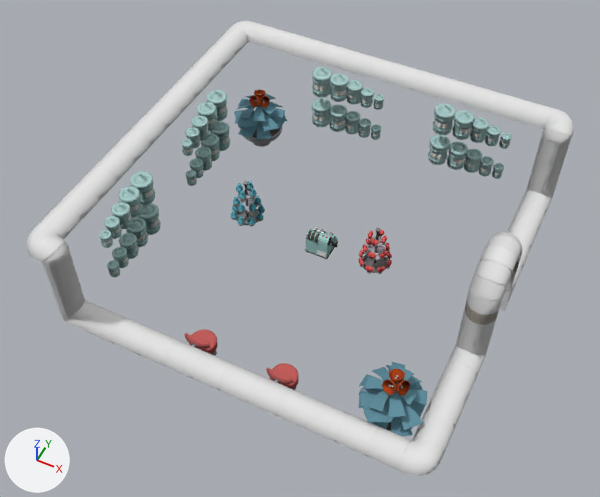
The glTF model www/models/iso_scenes/22.glb, before and after one commit.
Camera for both pictures: a camera (50 mm lens) standing at (15.5, -24.38, 25.28) and looking at (6.86, -7.09, 3.66). Every picture has the same lights, and +X, +Y and +Z are marked at lower left. Where no turn or scale is listed for an object, it has been applied to the vertices. Vertices at the same position are counted once.

Objects in the first picture: 'colored', 'textured_35e3ba26'.
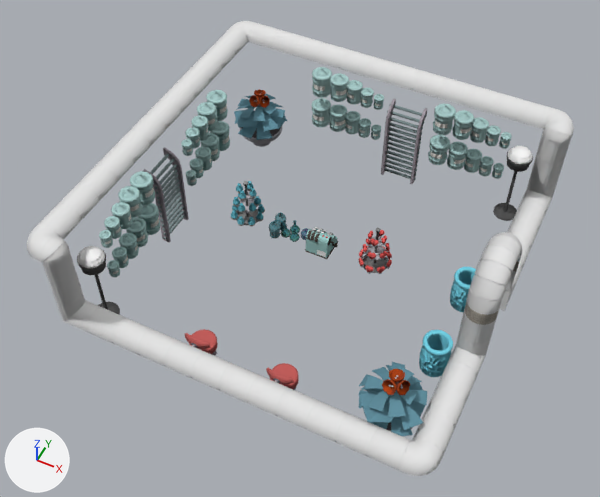
Where the change shows, as pixel boxes (x1, y1, x2, y2) in the pictures (600 x 497 px):
'colored', reshaped (10% wider): before (99, 67, 512, 436); after (77, 67, 533, 436)
'original_4', added: after (269, 221, 281, 239)
'original_5', added: after (275, 212, 286, 230)
'original_3', added: after (289, 228, 300, 242)
'original_1', added: after (280, 224, 291, 238)
'original_2', added: after (290, 220, 300, 233)
'original_0', added: after (301, 228, 309, 240)
part 1 of me_mesh_0, added (cyan): after (419, 267, 476, 377)
part 2 of me_mesh_0, added: after (77, 147, 189, 315)
part 3 of me_mesh_0, added: after (381, 98, 427, 184)
part 4 of me_mesh_0, added: after (493, 146, 533, 221)

What changed in the scene script:
```text
Add mat_keepmat_bottle_glass:
    mat_keepmat_bottle_glass = principled_material('keepMat_bottle_glass')
    mat_keepmat_bottle_glass.base_color = (0.0646, 0.261, 0.311)  # cyan #488c97
    mat_keepmat_bottle_glass.roughness = 0.0
    mat_keepmat_bottle_glass.alpha = 0.7
Change me_mesh_0:
    used by ob_colored; location = (0.0, 0.0, 0.0)
    remove me_mesh_0.from_pydata(...)  # 20463 vertices, 38568 faces; spans x 0.87..13.13, y -12.25..0.24, z 2.0..6.18
    add me_mesh_0.from_pydata(...)  # 26046 vertices, 48564 faces; spans x 0.87..13.13, y -12.25..0.24, z 1.96..6.18
    me_mesh_0 part 1: 2407 vertices added at x 12.01..12.99, y -9.02..-4.98, z 1.96..3.47
    me_mesh_0 part 2: 1333 vertices added at x 1.03..1.97, y -11.97..-6.26, z 2.0..5.43
    me_mesh_0 part 3: 820 vertices added at x 7.26..8.74, y -0.66..-0.03, z 2.0..5.42
    me_mesh_0 part 4: 513 vertices added at x 12.03..12.97, y -0.97..-0.03, z 2.0..5.29
Add me_mesh_8:
    me_mesh_8.from_pydata(...)  # 180 vertices, 346 faces; spans x 5.513..5.933, y -6.574..-6.154, z 3.501..4.196
    me_mesh_8.materials.append(mat_keepmat_bottle_glass)  # cyan #488c97
Add me_mesh_7:
    me_mesh_7.from_pydata(...)  # 180 vertices, 346 faces; spans x 5.513..5.933, y -7.022..-6.602, z 3.501..4.196
    me_mesh_7.materials.append(mat_keepmat_bottle_glass)  # cyan #488c97
Add me_mesh_6:
    me_mesh_6.from_pydata(...)  # 204 vertices, 394 faces; spans x 6.236..6.602, y -6.832..-6.466, z 3.511..4.027
    me_mesh_6.materials.append(mat_keepmat_bottle_glass)  # cyan #488c97
Add me_mesh_5:
    me_mesh_5.from_pydata(...)  # 204 vertices, 394 faces; spans x 6.081..6.447, y -6.493..-6.127, z 3.501..4.017
    me_mesh_5.materials.append(mat_keepmat_bottle_glass)  # cyan #488c97
Add me_mesh_4:
    me_mesh_4.from_pydata(...)  # 204 vertices, 394 faces; spans x 5.863..6.229, y -6.792..-6.426, z 3.501..4.017
    me_mesh_4.materials.append(mat_keepmat_bottle_glass)  # cyan #488c97
Add me_mesh_3:
    me_mesh_3.from_pydata(...)  # 180 vertices, 346 faces; spans x 6.551..6.93, y -6.575..-6.197, z 3.501..3.905
    me_mesh_3.materials.append(mat_keepmat_bottle_glass)  # cyan #488c97
Add ob_original_5:
    ob_original_5 = bpy.data.objects.new('original_5', me_mesh_8)
    ob_original_5.location = (0.0, 0.0, 0.0)
Add ob_original_4:
    ob_original_4 = bpy.data.objects.new('original_4', me_mesh_7)
    ob_original_4.location = (0.0, 0.0, 0.0)
Add ob_original_3:
    ob_original_3 = bpy.data.objects.new('original_3', me_mesh_6)
    ob_original_3.location = (0.0, 0.0, 0.0)
Add ob_original_2:
    ob_original_2 = bpy.data.objects.new('original_2', me_mesh_5)
    ob_original_2.location = (0.0, 0.0, 0.0)
Add ob_original_1:
    ob_original_1 = bpy.data.objects.new('original_1', me_mesh_4)
    ob_original_1.location = (0.0, 0.0, 0.0)
Add ob_original_0:
    ob_original_0 = bpy.data.objects.new('original_0', me_mesh_3)
    ob_original_0.location = (0.0, 0.0, 0.0)
```
